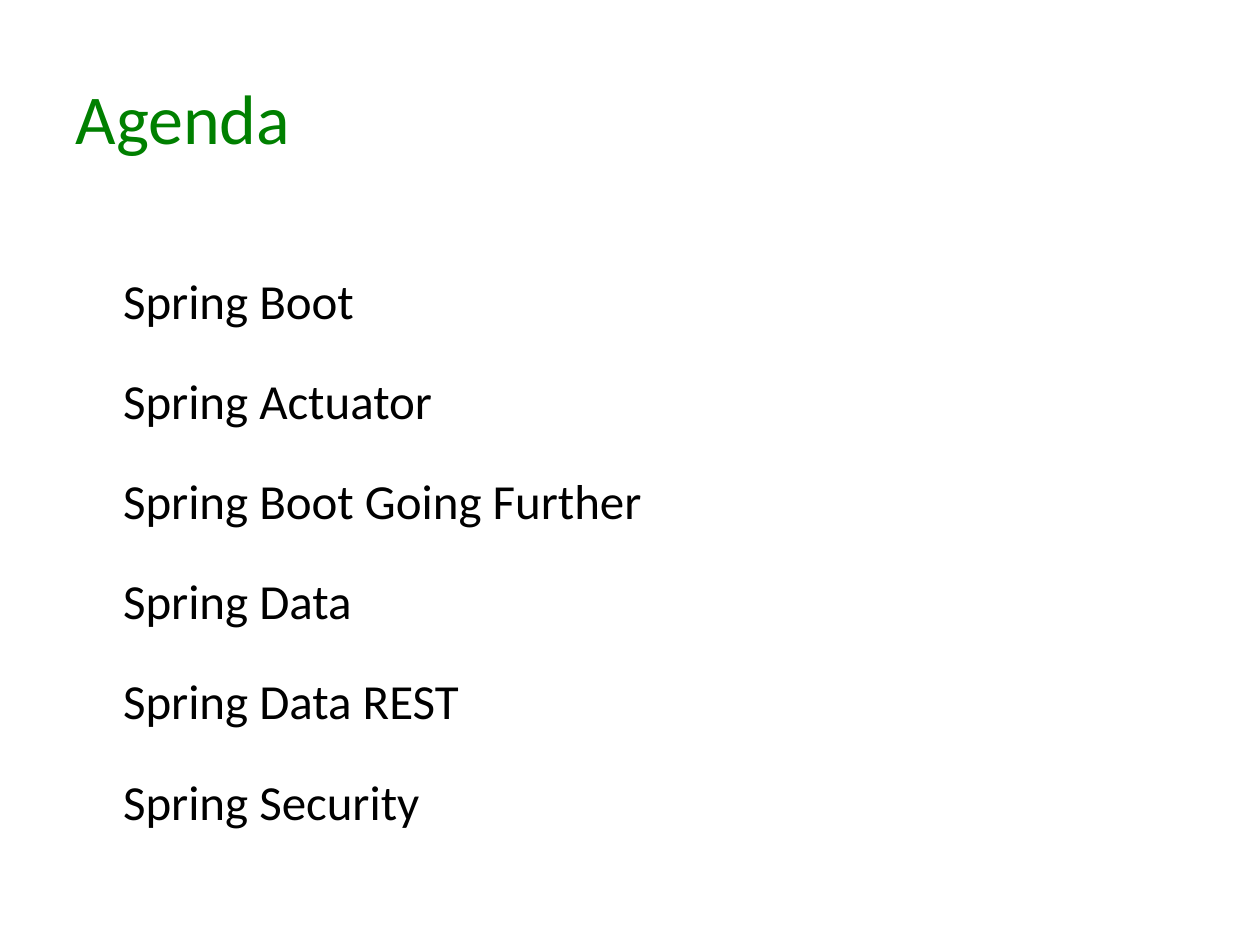
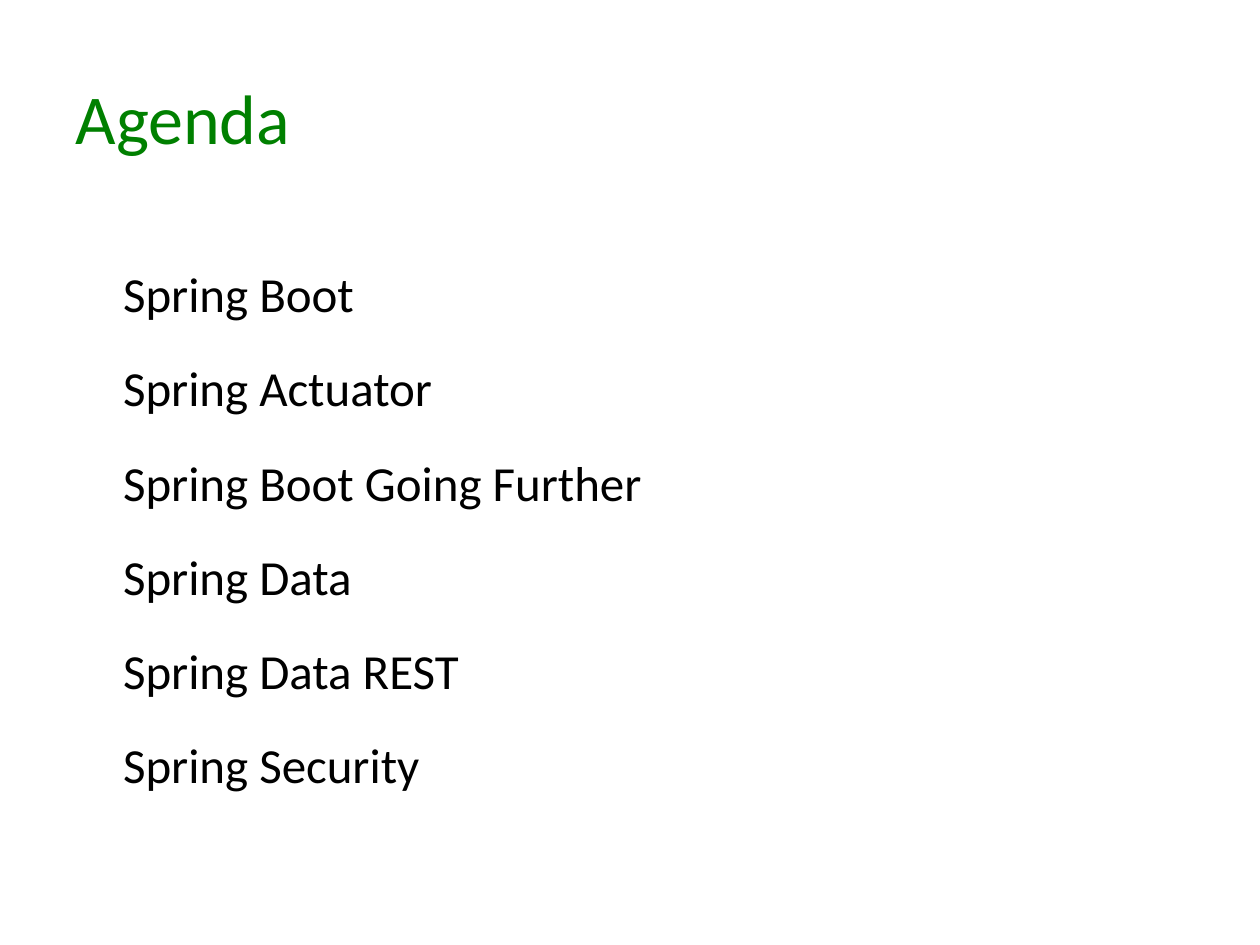
Before and after one commit to phopper-pivotal/Spring-Workshop-Dish, a slide deck: slide 3 of Introduction_and_Agenda.pptx. Drawn at 1260x945 pixels with LibreOffice and Linux fonts; fonts in the diff are those of the drawing; background and template pictures are left out. Boxes give left, top, right and bottom in pixels: in the first picture for what was removed or moved away, otherwise in the second. Text is boxed around its words. In the diff, an @@ line names an element or a change of style, - is before the commit and + after.

```diff
--- a/Introduction_and_Agenda.pptx
+++ b/Introduction_and_Agenda.pptx
@@ text "Spring Boot" at bbox=[123, 278, 642, 792]: line spacing 1 to 0.9; less space between paragraphs @@
```
Also in this commit, not shown: 2 other slides changed, 4 other files.
